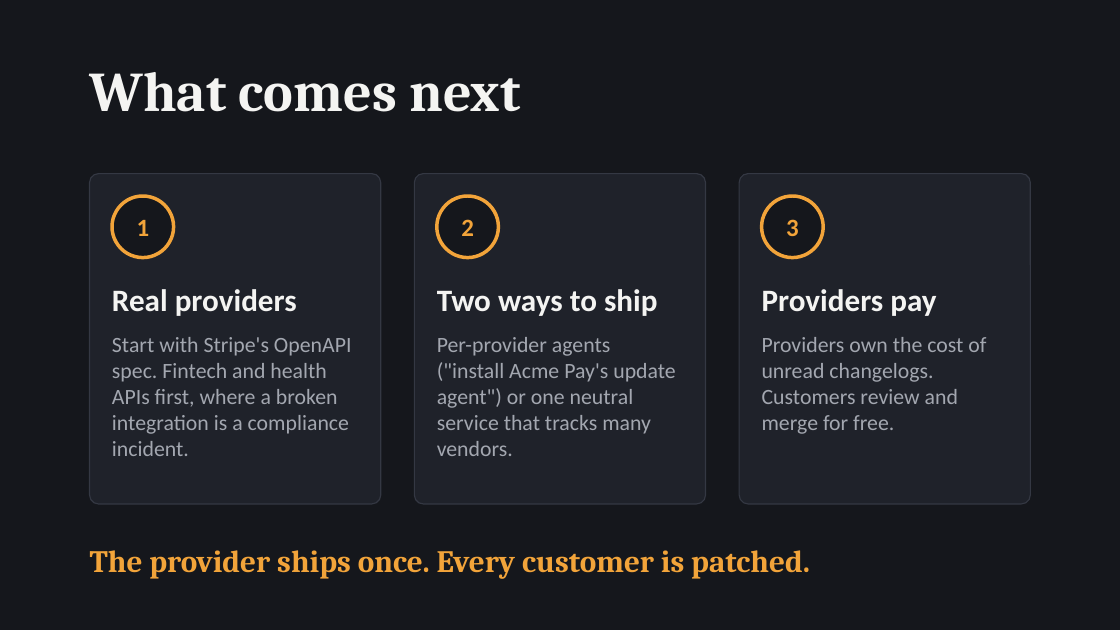
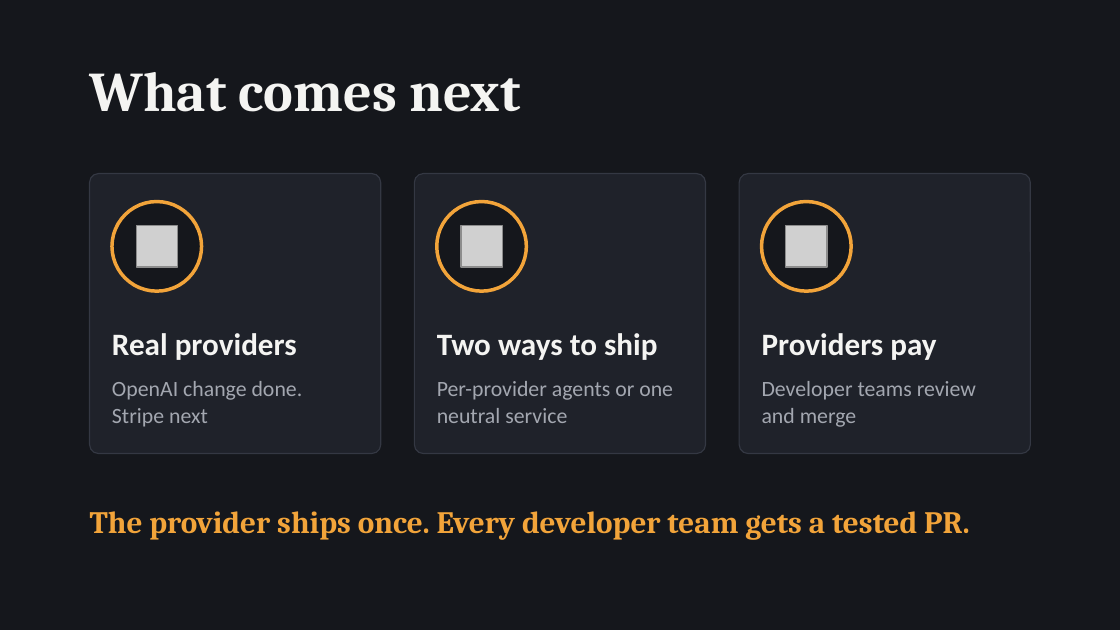
Before and after one commit to hayobro7512/api-patchbay, a slide deck: slide 4 of video-presentation/patchbay.pptx. Drawn at 1120x630 pixels with LibreOffice and Linux fonts; fonts in the diff are those of the drawing; grey boxes stand for pictures. Boxes give left, top, right and bottom in pixels: in the first picture for what was removed or moved away, otherwise in the second. Text is boxed around its words. In the diff, an @@ line names an element or a change of style, - is before the commit and + after.

```diff
--- a/video-presentation/patchbay.pptx
+++ b/video-presentation/patchbay.pptx
@@ rounded rectangle: place and size @@
-rounded rectangle at bbox=[90, 174, 381, 504]
+rounded rectangle at bbox=[90, 174, 381, 454]
@@ rounded rectangle: place and size @@
-rounded rectangle at bbox=[414, 174, 706, 504]
+rounded rectangle at bbox=[414, 174, 706, 454]
@@ proportions changed in 3 elements at bbox=[90, 174, 381, 454], bbox=[414, 174, 706, 454], bbox=[739, 174, 1030, 454] @@
@@ rounded rectangle: place and size @@
-rounded rectangle at bbox=[739, 174, 1030, 504]
+rounded rectangle at bbox=[739, 174, 1030, 454]
@@ ellipse: place and size @@
-ellipse at bbox=[112, 196, 174, 258]
+ellipse at bbox=[112, 202, 202, 291]
@@ ellipse: place and size @@
-ellipse at bbox=[437, 196, 498, 258]
+ellipse at bbox=[437, 202, 526, 291]
@@ ellipse: place and size @@
-ellipse at bbox=[762, 196, 823, 258]
+ellipse at bbox=[762, 202, 851, 291]
@@ text removed at bbox=[137, 220, 150, 236] @@
-1
@@ picture added at bbox=[137, 226, 178, 268] @@
@@ text removed at bbox=[461, 219, 474, 236] @@
-2
@@ picture added at bbox=[461, 226, 503, 268] @@
@@ text removed at bbox=[786, 219, 799, 236] @@
-3
@@ picture added at bbox=[786, 226, 828, 268] @@
@@ 3 texts: place and size @@
-3 texts at bbox=[112, 289, 936, 316]
+3 texts at bbox=[112, 333, 936, 360]
@@ text at bbox=[112, 381, 303, 427]: text changed @@
-Start with Stripe's OpenAPI spec. Fintech and health APIs first, where a broken integration is a compliance incident.
+OpenAI change done. Stripe next
@@ text at bbox=[437, 381, 673, 423]: text changed @@
-Per-provider agents ("install Acme Pay's update agent") or one neutral service that tracks many vendors.
+Per-provider agents or one neutral service
@@ text at bbox=[762, 381, 976, 427]: text changed @@
-Providers own the cost of unread changelogs. Customers review and merge for free.
+Developer teams review and merge
@@ text at bbox=[90, 511, 970, 540]: text changed @@
-The provider ships once. Every customer is patched.
+The provider ships once. Every developer team gets a tested PR.
```
Also in this commit, not shown: 2 other slides changed, 1 slide added, 1 slide removed, 8 other files.
